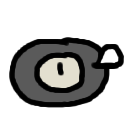
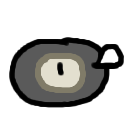
Comparing the layer stacks of the two 128px x 128px images. Changes:
painted on "Background" over [34, 52, 86, 93]
painted on "cm color" over [40, 57, 85, 89]
